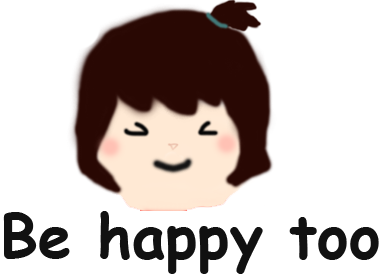
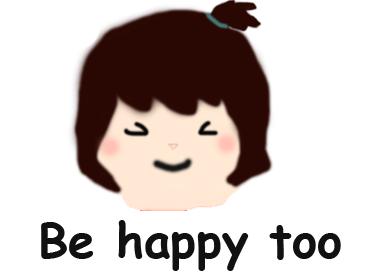
Before/after of a w=380, h=279 layered artwork. What changed in the layer stack:
painted on "Be happy too" over <box>3,211,379,274</box>
